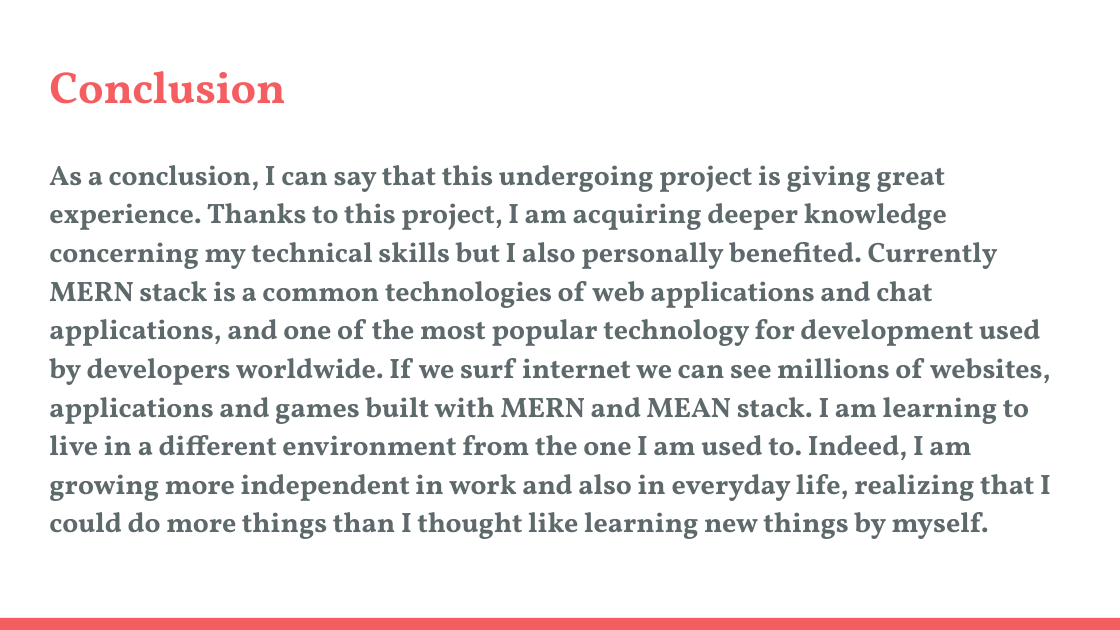
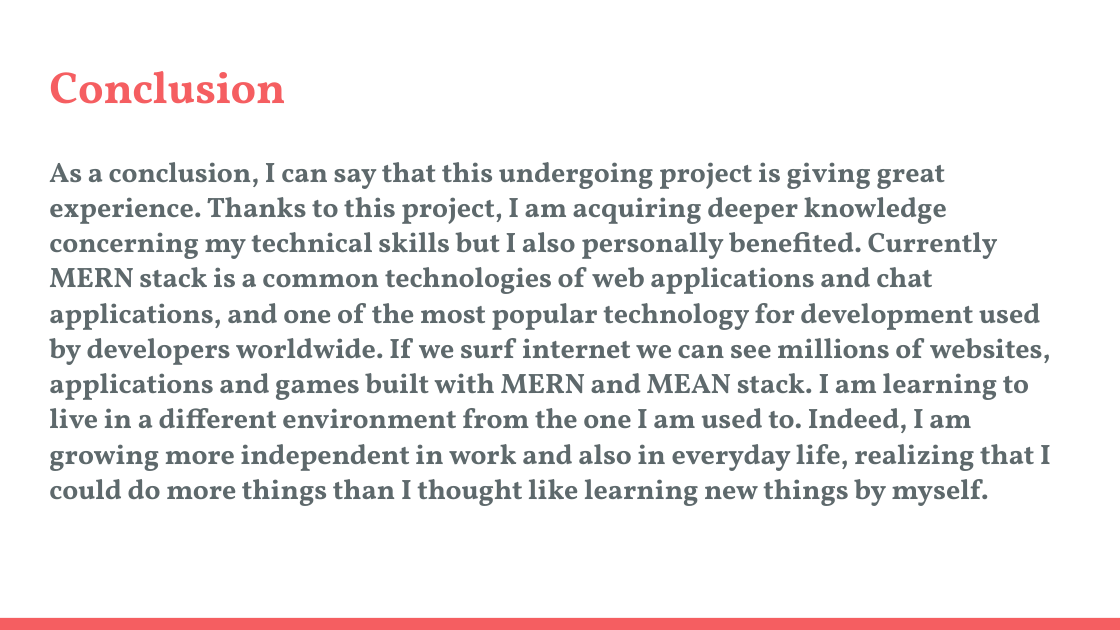
Before and after one commit to fatmabenjaddou/presentation-Mern_Chat, a slide deck: slide 6 of Mern Chat.pptx. Drawn at 1120x630 pixels with LibreOffice and Linux fonts; fonts in the diff are those of the drawing. Boxes give left, top, right and bottom in pixels: in the first picture for what was removed or moved away, otherwise in the second. Text is boxed around its words. In the diff, an @@ line names an element or a change of style, - is before the commit and + after.

```diff
--- a/Mern Chat.pptx
+++ b/Mern Chat.pptx
@@ text "As a conclusion, I can ..." at (49, 162, 1051, 506): line spacing 1.15 to 1.05 @@
```
Also in this commit, not shown: 3 other slides changed.
